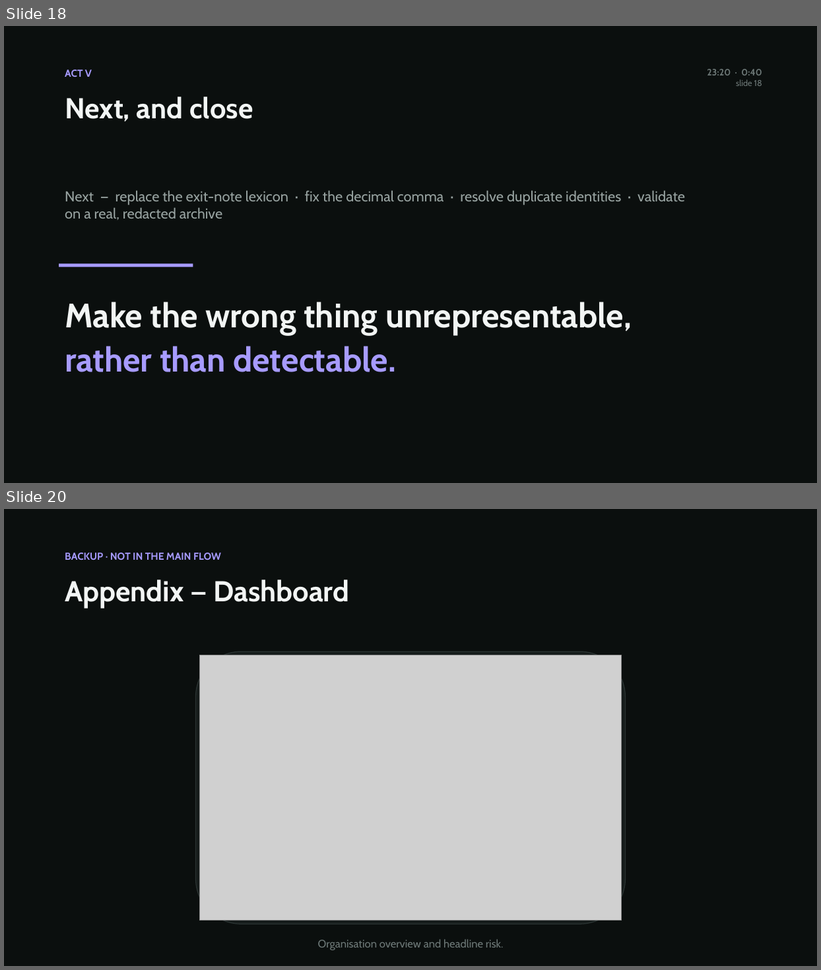
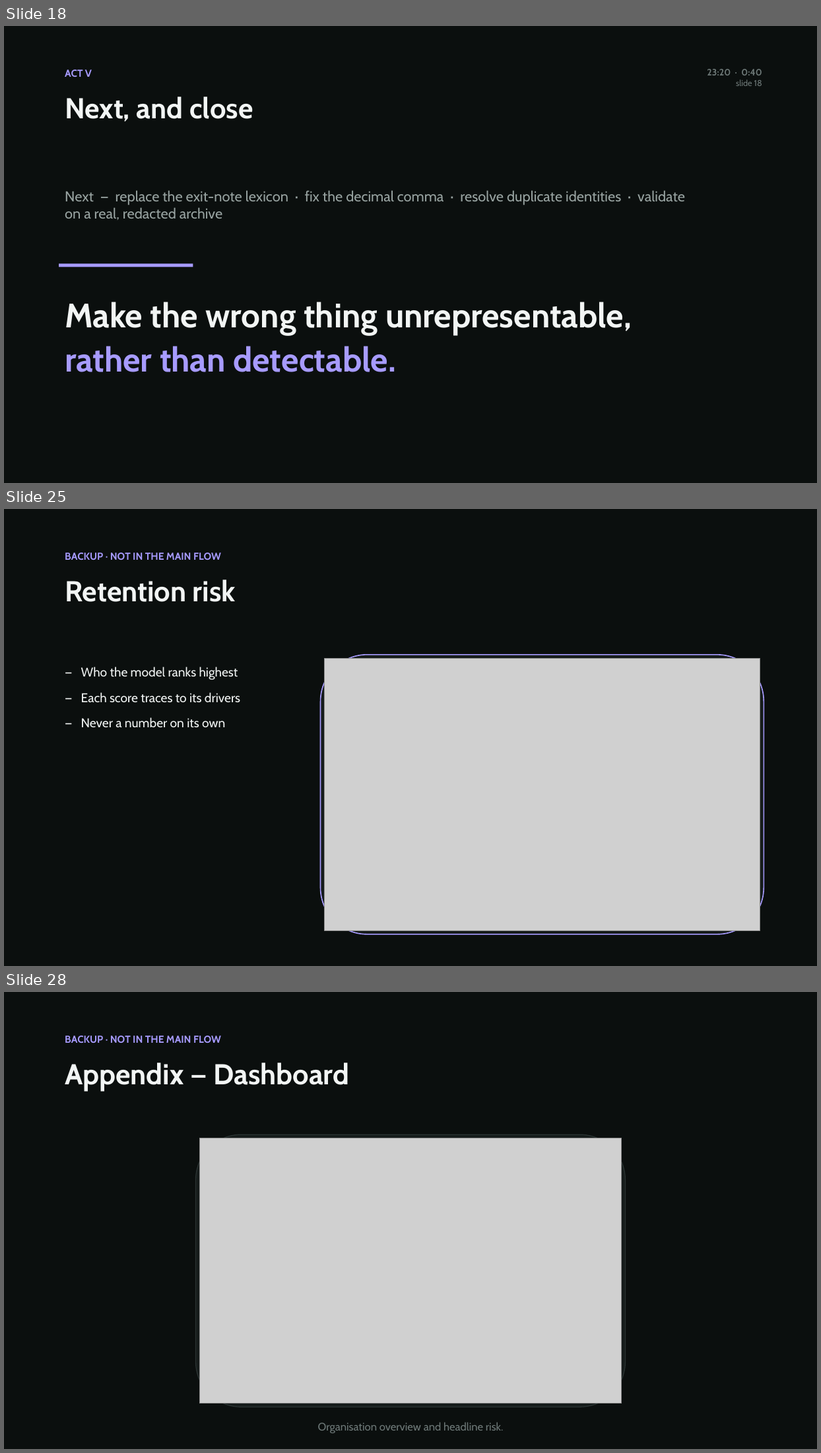
Before and after one commit to AzizKhayati1/companysim, a slide deck: docs/reading-the-paperwork.pptx. Shown one above the other, each under a label of ours: slides 18 and 20 before the commit, slides 18, 25 and 28 after it; the slides between them are not shown. The pictures are 821x970 and 821x1453 pixels, drawn with LibreOffice and Linux fonts; fonts in the diff are those of the drawing; grey boxes stand for pictures. Boxes give left, top, right and bottom in pixels: in the first picture for what was removed or moved away, otherwise in the second. Text is boxed around its words. In the diff, an @@ line names an element or a change of style, - is before the commit and + after.

```diff
--- a/docs/reading-the-paperwork.pptx
+++ b/docs/reading-the-paperwork.pptx
@@ slide 25 added at bbox=[4, 509, 817, 966], background #0B0F0E @@
@@ text added at bbox=[65, 553, 221, 560], 12 pt, text #A79BFF, bold @@
+BACKUP · NOT IN THE MAIN FLOW
@@ text added at bbox=[65, 580, 236, 602], 34 pt, text #F2F5F4, bold @@
+Retention risk
@@ text added at bbox=[81, 667, 240, 728], 15 pt, text #F2F5F4 @@
+— Who the model ranks highest
+— Each score traces to its drivers
+— Never a number on its own
@@ rounded rectangle added at bbox=[321, 655, 764, 935], fill #161C1B, outline #A79BFF 1.25 pt @@
@@ picture added at bbox=[324, 658, 760, 931] @@
@@ what was slide 20 is now slide 28 @@
```
Also in this commit, not shown: 1 slide changed, 8 other slides added, 2 slides removed, 12 other files.
